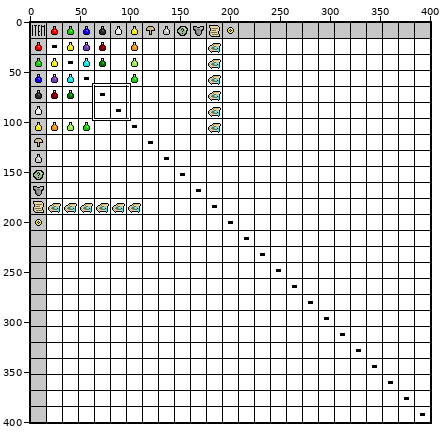
A sprite sheet gets an edit: Recipes.png. Above: a wide view before the commit, with the close-up outlined.
Close-up. First the earlier version:
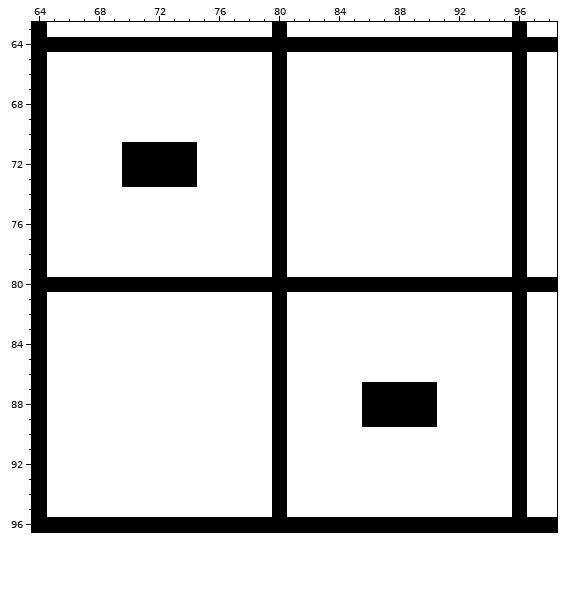
The file is 401x401 pixels. Shown: x 64..98, y 63..96.
New version:
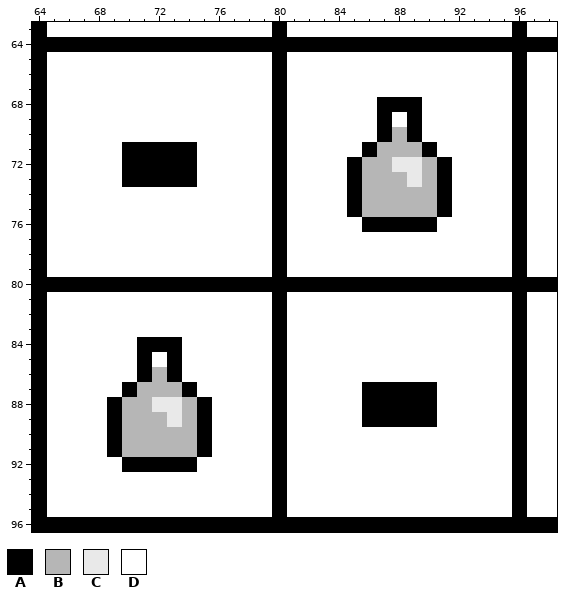
Palette (. is transparent): A #000000  B #b6b6b6  C #e9e9e9  D #ffffff
The exact change:
@@ x 83..93 @@
 67 DDDDDDDDDDD
-68 DDDDDDDDDDD
-69 DDDDDDDDDDD
-70 DDDDDDDDDDD
-71 DDDDDDDDDDD
-72 DDDDDDDDDDD
-73 DDDDDDDDDDD
-74 DDDDDDDDDDD
-75 DDDDDDDDDDD
-76 DDDDDDDDDDD
+68 DDDDAAADDDD
+69 DDDDADADDDD
+70 DDDDABADDDD
+71 DDDABBBADDD
+72 DDABBCCBADD
+73 DDABBBCBADD
+74 DDABBBBBADD
+75 DDABBBBBADD
+76 DDDAAAAADDD
 77 DDDDDDDDDDD
@@ x 67..77 @@
 83 DDDDDDDDDDD
-84 DDDDDDDDDDD
-85 DDDDDDDDDDD
-86 DDDDDDDDDDD
-87 DDDDDDDDDDD
-88 DDDDDDDDDDD
-89 DDDDDDDDDDD
-90 DDDDDDDDDDD
-91 DDDDDDDDDDD
-92 DDDDDDDDDDD
+84 DDDDAAADDDD
+85 DDDDADADDDD
+86 DDDDABADDDD
+87 DDDABBBADDD
+88 DDABBCCBADD
+89 DDABBBCBADD
+90 DDABBBBBADD
+91 DDABBBBBADD
+92 DDDAAAAADDD
 93 DDDDDDDDDDD
